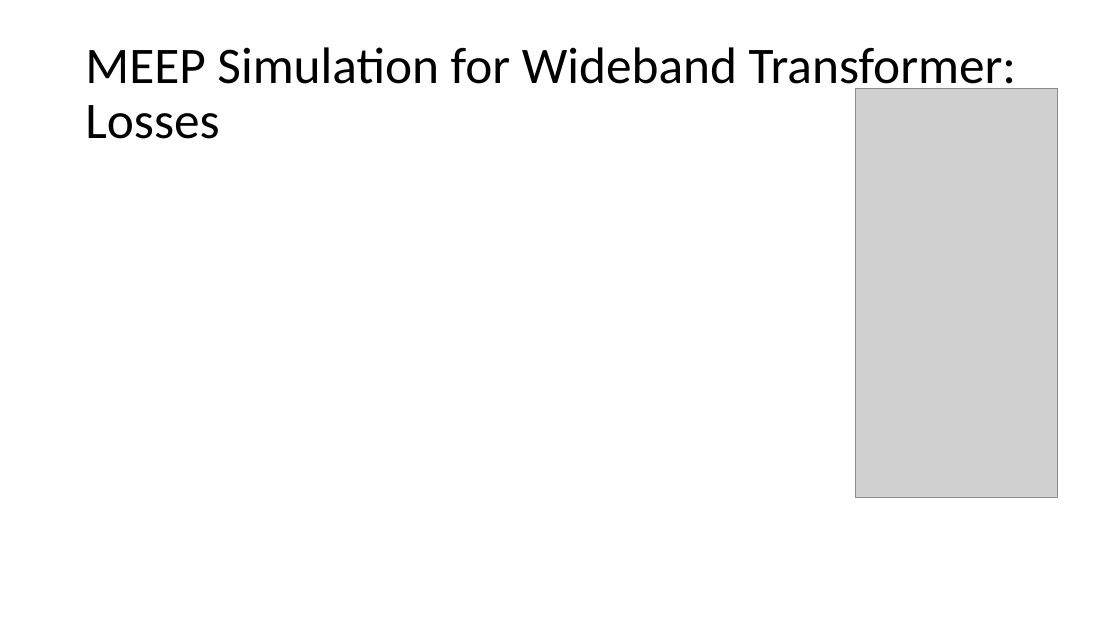
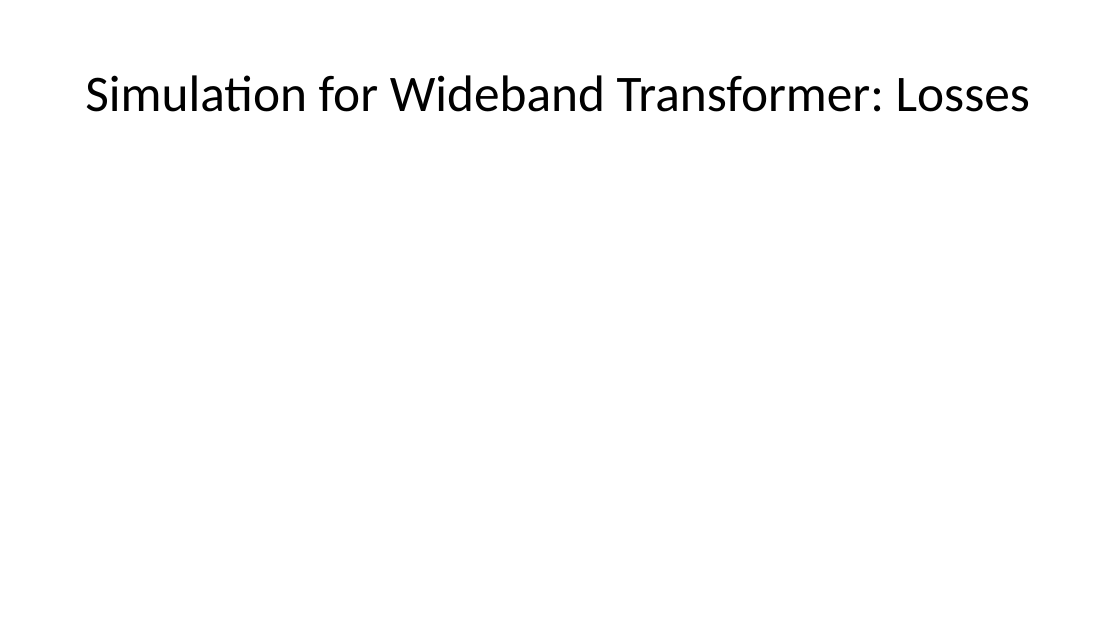
Before and after one commit to MuhammadShamaas1997/Electrical-Engineering, a slide deck: slide 40 of Thesis/Magnetic Transmission Lines/Thesis Proposal.pptx (slide 38 before the commit). Drawn at 1120x630 pixels with LibreOffice and Linux fonts; fonts in the diff are those of the drawing; grey boxes stand for pictures. Boxes give left, top, right and bottom in pixels: in the first picture for what was removed or moved away, otherwise in the second. Text is boxed around its words. In the diff, an @@ line names an element or a change of style, - is before the commit and + after.

```diff
--- a/Thesis/Magnetic Transmission Lines/Thesis Proposal.pptx
+++ b/Thesis/Magnetic Transmission Lines/Thesis Proposal.pptx
@@ title at [85, 75, 1030, 112]: text changed @@
-MEEP Simulation for Wideband Transformer: Losses
+Simulation for Wideband Transformer: Losses
@@ picture removed at [855, 89, 1058, 498] @@
```
Also in this commit, not shown: 21 other slides changed, 4 slides added, 2 slides removed.
